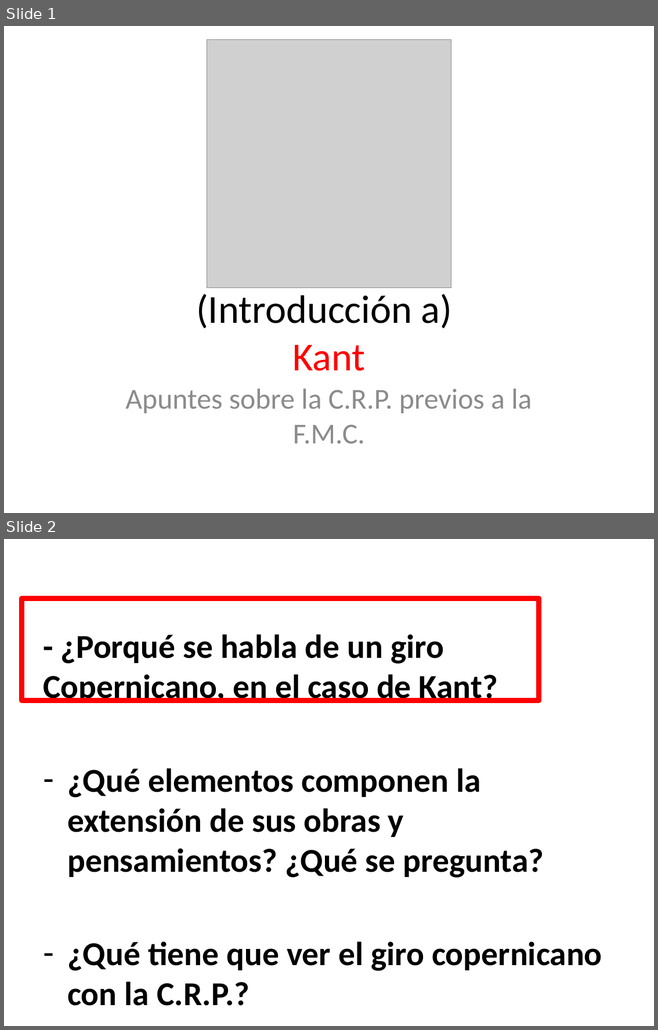
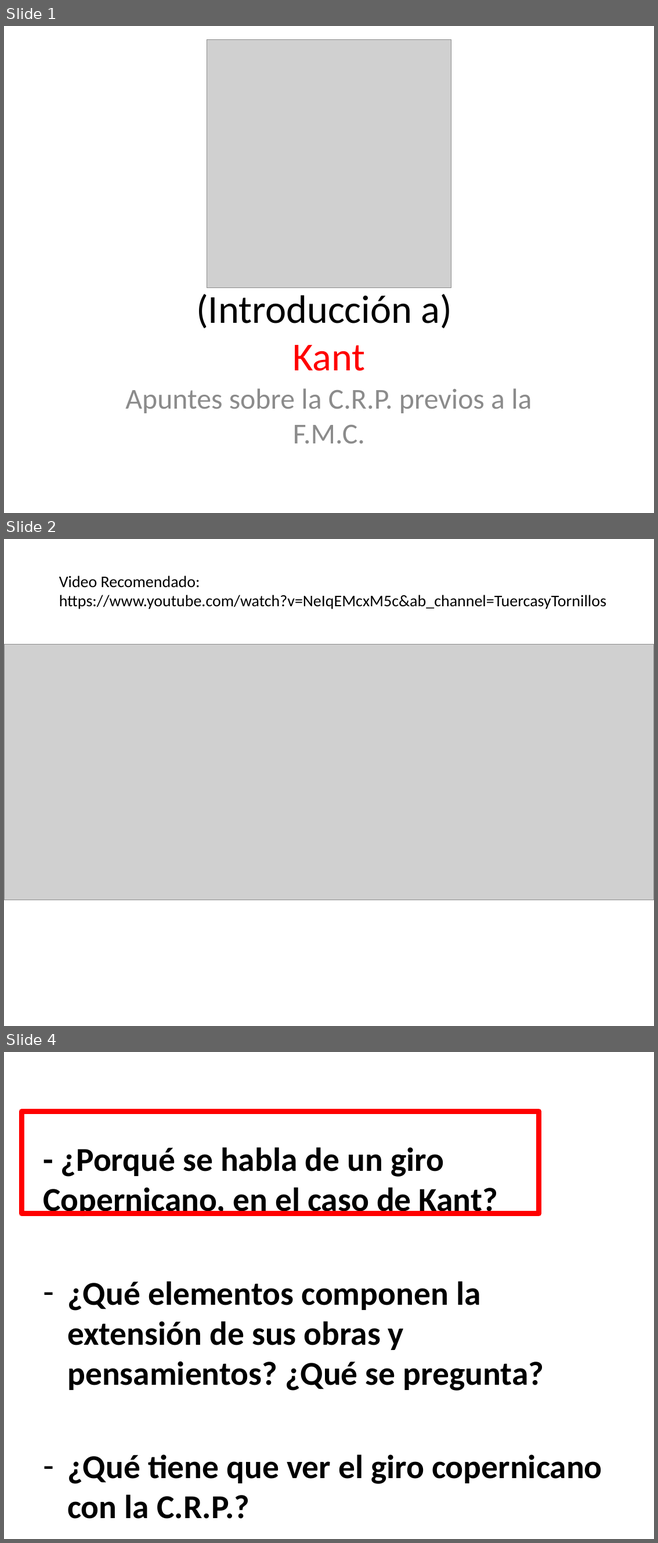
Before and after one commit to zaboltar/zaboltar.github.io, a slide deck: assets uarm/2023 1 UarmPCrit/Kant intro crp prefmc2.pptx. Shown one above the other, each under a label of ours: slides 1 and 2 before the commit, slides 1, 2 and 4 after it; the slides between them are not shown. The pictures are 658x1030 and 658x1543 pixels, drawn with LibreOffice and Linux fonts; fonts in the diff are those of the drawing; grey boxes stand for pictures. Boxes give left, top, right and bottom in pixels: in the first picture for what was removed or moved away, otherwise in the second. Text is boxed around its words. In the diff, an @@ line names an element or a change of style, - is before the commit and + after.

```diff
--- a/assets uarm/2023 1 UarmPCrit/Kant intro crp prefmc2.pptx
+++ b/assets uarm/2023 1 UarmPCrit/Kant intro crp prefmc2.pptx
@@ slide 2 added at [4, 539, 654, 1026], background #FFFFFF @@
@@ text added at [59, 576, 606, 609], 18 pt, text #000000 @@
+Video Recomendado:
+https://www.youtube.com/watch?v=NeIqEMcxM5c&ab_channel=TuercasyTornillos
@@ picture added at [4, 644, 654, 900] @@
@@ what was slide 2 is now slide 4 @@
```
Also in this commit, not shown: 1 other slide added, 7 other files.
